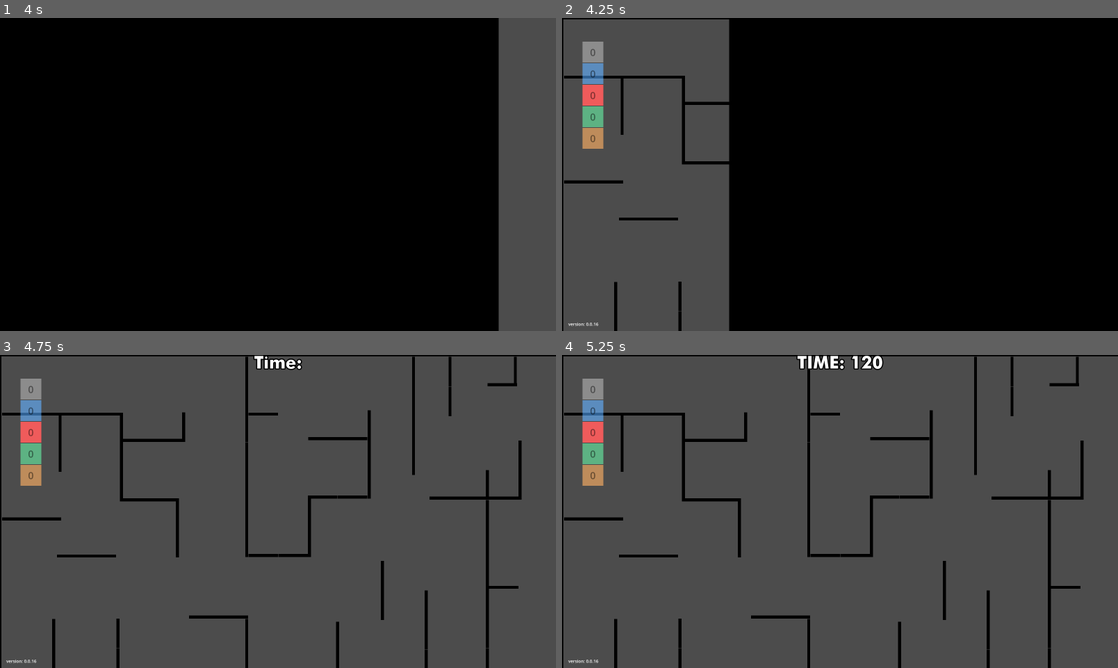
Above: before the commit, frames 1-4 (two rows, left to right).
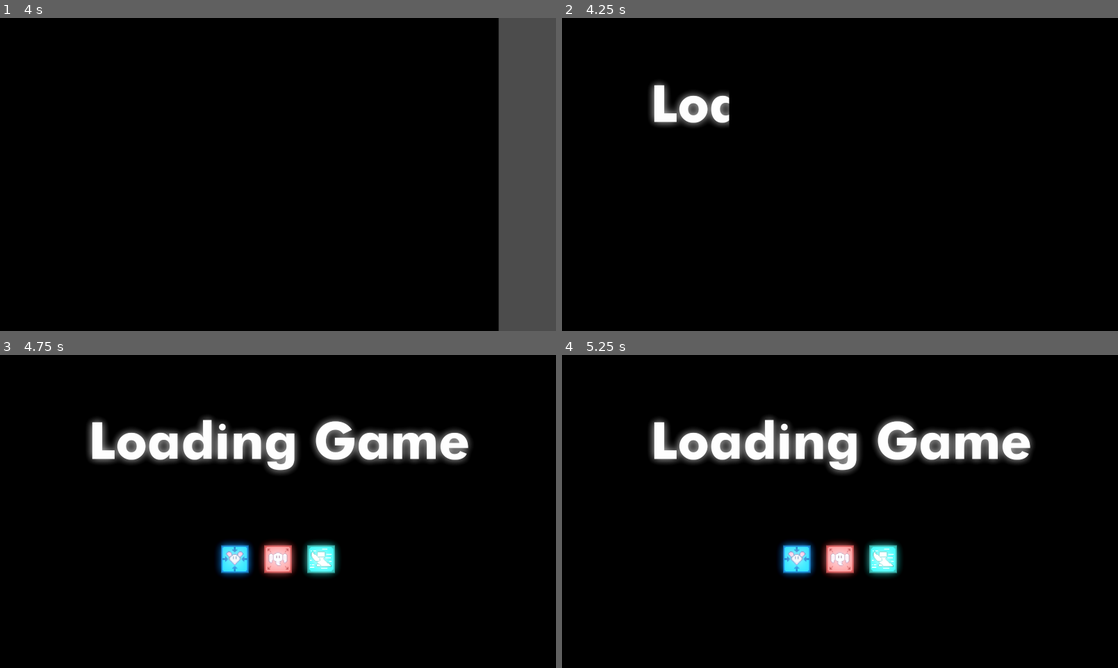
Above: after the commit, the same moments.

Repository: Nataho/_GDTankTrouble
Game: Godot game, scene res://Scenes/main.tscn
Two runs of this game, one before a commit and one after it. Both use one fixed random seed, a clock stepped at 60 frames per second and the inputs below.
Inputs (mouse positions are in pixels of both pictures, inside the frame that each line leads up to):
- Up to frame 1 (4 s): click "PLAY!" at 0.5 s; click (278, 55) at 1.27 s; type "12" at 1.35 s; click (150, 140) at 1.5 s; type "Alex" at 1.58 s; click (233, 140) at 1.73 s; type "Alex" at 1.82 s; click (322, 140) at 2.02 s; type "Alex" at 2.1 s; click (405, 140) at 2.25 s; type "Alex" at 2.33 s; click (150, 212) at 2.48 s; type "Alex" at 2.57 s; click (233, 212) at 2.77 s; type "Alex" at 2.85 s; click (322, 212) at 3 s; type "Alex" at 3.08 s; click (405, 212) at 3.23 s; type "Alex" at 3.32 s; click "START GAME" at 3.5 s
- Up to frame 2 (4.25 s): no input
- Up to frame 3 (4.75 s): tap Enter (ui_accept) at 4.25, 4.52 s; move the mouse to (400, 495) at 4.27 s; hold D (rotate right) from 4.28 s (still down); tap U (RemoteMissile) at 4.35 s
- Up to frame 4 (5.25 s): keep holding D (rotate right); tap Enter (ui_accept) at 5 s; move the mouse to (728, 527) at 5.02 s; tap Space (shoot) at 5.1 s

Frame 1 is identical in both runs. In frame 2, 29% of the frame differs, in the area x 0-31%, y 0-100%; in frame 3, 95%, in the area x 0-100%, y 0-100%; in frame 4, 95%.

Commit message:
0.0.16a
test update
has loading

Diff:
--- /dev/null
+++ b/Scenes/MainScenes/loading_screen.tscn
@@ -0,0 +1,123 @@
+[gd_scene load_steps=8 format=3 uid="uid://ddr5lufbs0eyj"]
+
+[ext_resource type="Script" path="res://Scripts/MainScenes/loading_screen.gd" id="1_y07lo"]
+[ext_resource type="Texture2D" uid="uid://by2okstvbdda2" path="res://Assets/Photos/PowerUps/PowerupElephant.png" id="2_17q42"]
+[ext_resource type="Texture2D" uid="uid://bq5we2wtwwam8" path="res://Assets/Photos/PowerUps/PowerUpMouse.png" id="3_b3ucy"]
+[ext_resource type="Texture2D" uid="uid://7sew8fpvcoei" path="res://Assets/Photos/PowerUps/PowerupSpeed.png" id="4_1vi4h"]
+[ext_resource type="FontFile" uid="uid://bbvj3mftecedk" path="res://Assets/Fonts/unicode.futurab.ttf" id="5_llm5r"]
+
+[sub_resource type="Environment" id="Environment_bedfy"]
+background_mode = 3
+glow_enabled = true
+glow_hdr_threshold = 0.03
+glow_hdr_scale = 0.0
+
+[sub_resource type="LabelSettings" id="LabelSettings_1p2vq"]
+font = ExtResource("5_llm5r")
+font_size = 235
+outline_size = 20
+outline_color = Color(0, 0, 0, 1)
+
+[node name="Loading Screen" type="Control"]
+layout_mode = 3
+anchors_preset = 15
+anchor_right = 1.0
+anchor_bottom = 1.0
+grow_horizontal = 2
+grow_vertical = 2
+script = ExtResource("1_y07lo")
+
+[node name="ColorRect" type="ColorRect" parent="."]
+layout_mode = 1
+anchors_preset = 15
+anchor_right = 1.0
+anchor_bottom = 1.0
+grow_horizontal = 2
+grow_vertical = 2
+color = Color(0, 0, 0, 1)
+
+[node name="WorldEnvironment" type="WorldEnvironment" parent="."]
+environment = SubResource("Environment_bedfy")
+
+[node name="Node2D" type="Node2D" parent="."]
+visible = false
+
+[node name="Control" type="Control" parent="."]
+layout_mode = 3
+anchors_preset = 0
+offset_right = 40.0
+offset_bottom = 40.0
+
+[node name="Elephant" type="TextureRect" parent="."]
+modulate = Color(1.5, 1.5, 1.5, 1)
+layout_mode = 1
+anchors_preset = 8
+anchor_left = 0.5
+anchor_top = 0.5
+anchor_right = 0.5
+anchor_bottom = 0.5
+offset_left = -64.0
+offset_top = 155.0
+offset_right = 64.0
+offset_bottom = 283.0
+grow_horizontal = 2
+grow_vertical = 2
+texture = ExtResource("2_17q42")
+
+[node name="Mouse" type="TextureRect" parent="."]
+modulate = Color(1.5, 1.5, 1.5, 1)
+layout_mode = 1
+anchors_preset = 8
+anchor_left = 0.5
+anchor_top = 0.5
+anchor_right = 0.5
+anchor_bottom = 0.5
+offset_left = -263.0
+offset_top = 155.0
+offset_right = -135.0
+offset_bottom = 283.0
+grow_horizontal = 2
+grow_vertical = 2
+texture = ExtResource("3_b3ucy")
+
+[node name="Speed" type="TextureRect" parent="."]
+modulate = Color(1.5, 1.5, 1.5, 1)
+layout_mode = 1
+anchors_preset = 8
+anchor_left = 0.5
+anchor_top = 0.5
+anchor_right = 0.5
+anchor_bottom = 0.5
+offset_left = 135.0
+offset_top = 155.0
+offset_right = 263.0
+offset_bottom = 283.0
+grow_horizontal = 2
+grow_vertical = 2
+texture = ExtResource("4_1vi4h")
+
+[node name="Label" type="Label" parent="."]
+layout_mode = 1
+anchors_preset = 8
+anchor_left = 0.5
+anchor_top = 0.5
+anchor_right = 0.5
+anchor_bottom = 0.5
+offset_left = -983.0
+offset_top = -423.0
+offset_right = 994.0
+offset_bottom = -188.0
+grow_horizontal = 2
+grow_vertical = 2
+text = "Loading Game"
+label_settings = SubResource("LabelSettings_1p2vq")
+horizontal_alignment = 1
+vertical_alignment = 1
+
+[node name="AnimationPlayer" type="AnimationPlayer" parent="."]
+
+[node name="Timer" type="Timer" parent="."]
+wait_time = 5.0
+autostart = true
+
+[connection signal="timeout" from="Timer" to="." method="loadingFinished"]
--- a/Scripts/MainScenes/game_manager.gd
+++ b/Scripts/MainScenes/game_manager.gd
@@ -7,6 +7,7 @@
 	"tutorial": "res://Scenes/MainScenes/tutorial.tscn",
 	"player menu": "res://Scenes/MainScenes/player_menu.tscn",
 	"results": "res://Scenes/MainScenes/results.tscn",
+	"loading": "res://Scenes/MainScenes/loading_screen.tscn",
 
 	"level 1" : "res://Scenes/Prefabs/Levels/level1.tscn",
 
--- /dev/null
+++ b/Scripts/MainScenes/loading_screen.gd
@@ -0,0 +1,4 @@
+extends Control
+
+func loadingFinished():
+	Transition.ChangeScene("FFA 02", "slideLeft")
--- a/Scripts/MainScenes/player_menu.gd
+++ b/Scripts/MainScenes/player_menu.gd
@@ -39,7 +39,7 @@
 
 
 func StartGame():
-	Transition.ChangeScene("FFA 03","slideRight")
+	Transition.ChangeScene("loading", "slideRight")
 
 #region Player Names
 func submitPlayer0(value:String, index = -1):
--- a/Scripts/Prefabs/Powerup/power_up.gd
+++ b/Scripts/Prefabs/Powerup/power_up.gd
@@ -11,7 +11,7 @@
 
 var Sprites:Dictionary = {
 	1: "res://Assets/Photos/PowerUps/PowerUpMouse.png",
-	2: "res://Assets/Photos/PowerUps/Elephant.png",
+	2: "res://Assets/Photos/PowerUps/PowerupElephant.png",
 	3: "res://Assets/Photos/PowerUps/PowerupSpeed.png",
 }
 
Renamed: Assets/Photos/PowerUps/Powerupbig.png -> Assets/Photos/PowerUps/PowerupElephant.png
Not shown, changed: Assets/Photos/PowerUps/PowerupElephant.png.import
